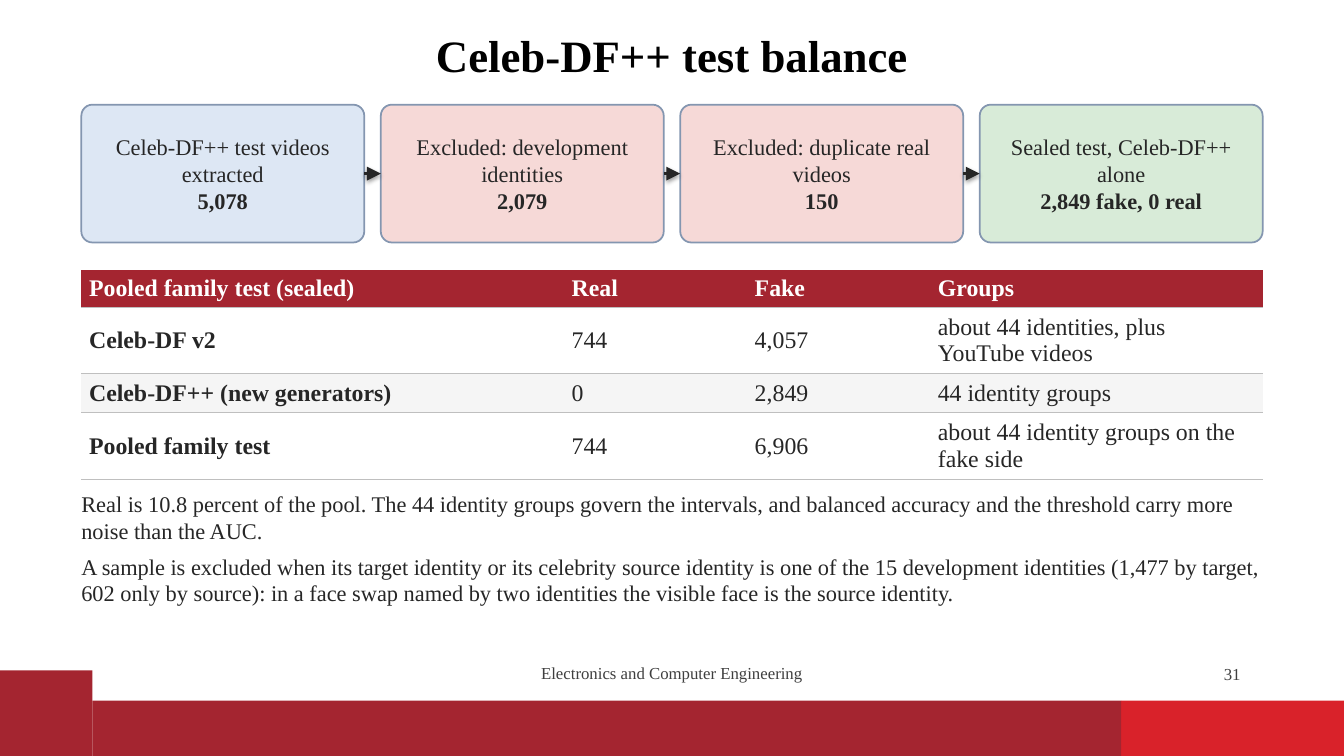
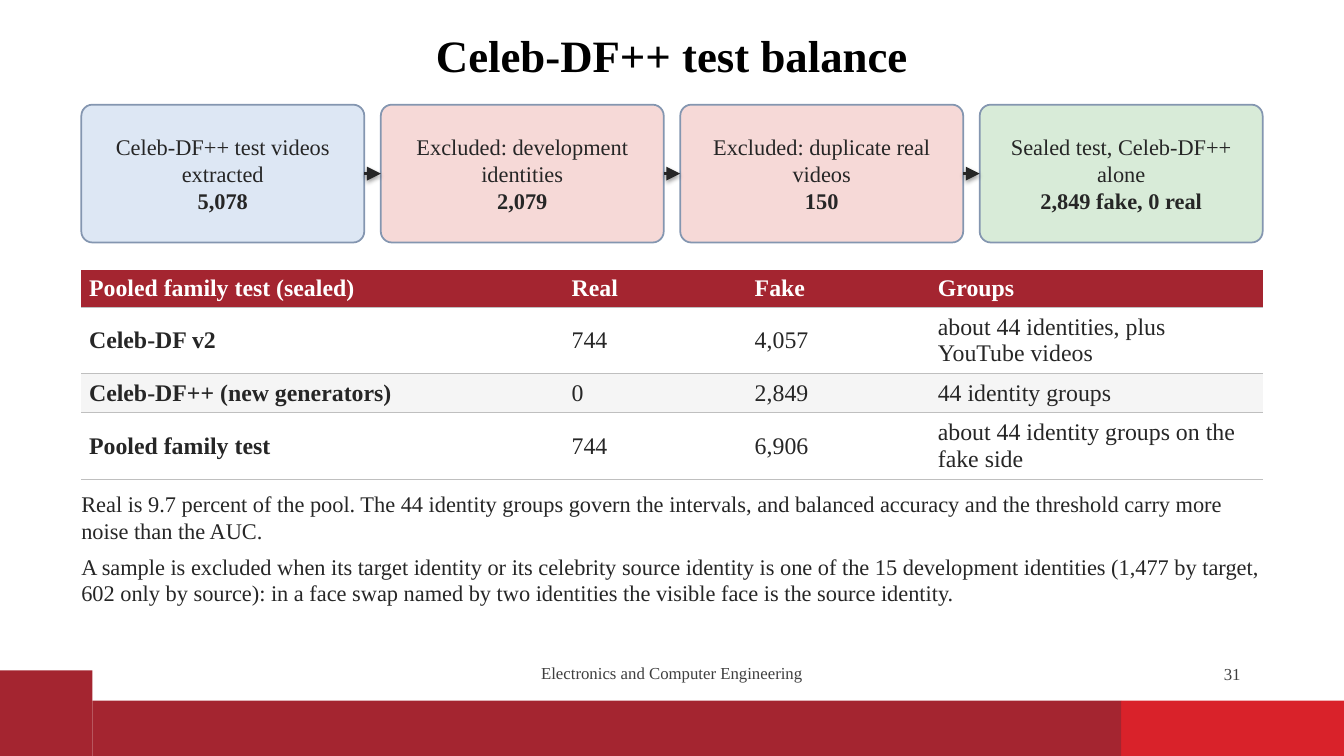
Before and after one commit to vaibhavshiroorkar/deepfake-detection, a slide deck: slide 31 of slides/DeepFake_Detection_Presentation.pptx. Drawn at 1344x756 pixels with LibreOffice and Linux fonts; fonts in the diff are those of the drawing; background and template pictures are left out. Boxes give left, top, right and bottom in pixels: in the first picture for what was removed or moved away, otherwise in the second. Text is boxed around its words. In the diff, an @@ line names an element or a change of style, - is before the commit and + after.

```diff
--- a/slides/DeepFake_Detection_Presentation.pptx
+++ b/slides/DeepFake_Detection_Presentation.pptx
@@ text at box(81, 496, 1222, 540): text changed @@
-Real is 10.8 percent of the pool. The 44 identity groups govern the intervals, and balanced accuracy and the threshold carry more noise than the AUC.
+Real is 9.7 percent of the pool. The 44 identity groups govern the intervals, and balanced accuracy and the threshold carry more noise than the AUC.
```
Also in this commit, not shown: 4 other files.
